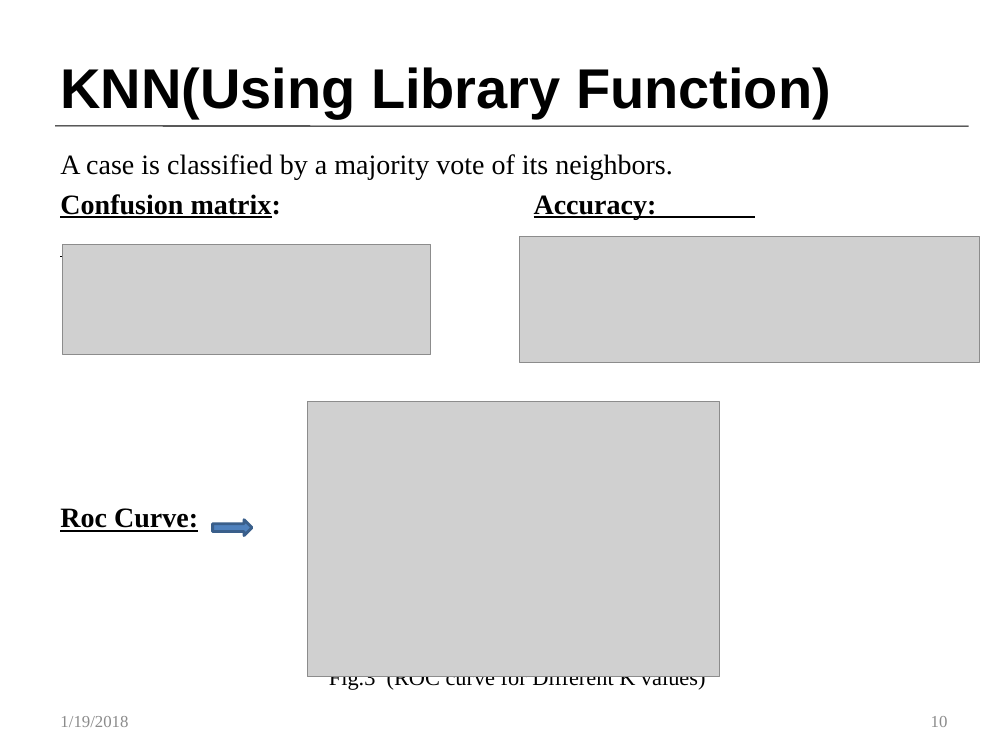
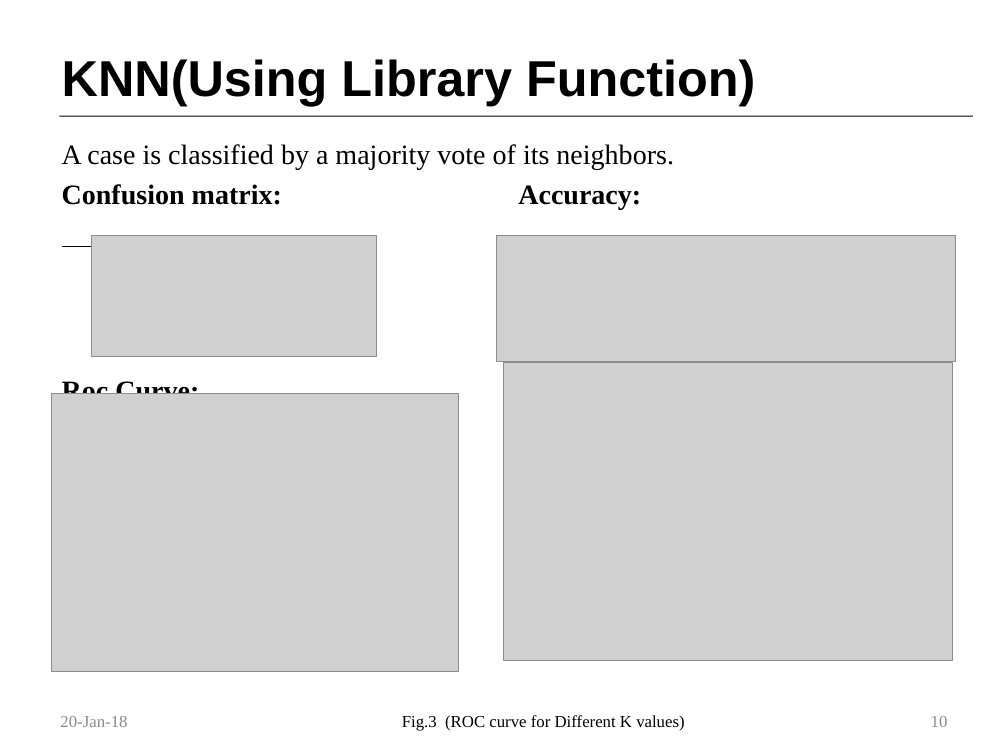
Before and after one commit to Customer-Churn-Prediction/Project-Machine-Learning, a slide deck: slide 10 of Customer Churn Prediction In Telecom Industry.pptx. Drawn at 1008x756 pixels with LibreOffice and Linux fonts; fonts in the diff are those of the drawing; grey boxes stand for pictures. Boxes give left, top, right and bottom in pixels: in the first picture for what was removed or moved away, otherwise in the second. Text is boxed around its words. In the diff, an @@ line names an element or a change of style, - is before the commit and + after.

```diff
--- a/Customer Churn Prediction In Telecom Industry.pptx
+++ b/Customer Churn Prediction In Telecom Industry.pptx
@@ title "KNN(Using Library Function)": place and size @@
-title "KNN(Using Library Function)" at [60,67,831,118]
+title "KNN(Using Library Function)" at [62,59,755,106]
@@ title "KNN(Using Library Function)" at [62,59,755,106]: size 40 to 36 pt @@
@@ line moved from (55, 126) - (969, 126) to (59, 116) - (973, 116) @@
@@ text "A case is classified by ...": place and size @@
-text "A case is classified by ..." at [60,154,705,691]
+text "A case is classified by ..." at [62,144,684,731]
@@ text at [62,184,684,731]: underline off in "Confusion matrix: Accuracy:", "Roc Curve:"; size 16 to 12 pt in "Fig.3 (ROC curve for Different K values)"; alignment centre to left @@
@@ picture: place and size @@
-picture at [62,244,430,354]
+picture at [92,235,377,356]
@@ picture: place and size @@
-picture at [520,236,980,362]
+picture at [496,235,956,361]
@@ picture: place and size @@
-picture at [307,401,720,676]
+picture at [504,362,953,661]
@@ picture added at [51,394,459,672] @@
@@ right arrow removed at [213,520,252,536] @@
@@ text at [60,716,127,727]: text changed @@
-1/19/2018
+20-Jan-18
```
Also in this commit, not shown: 16 other slides changed.
